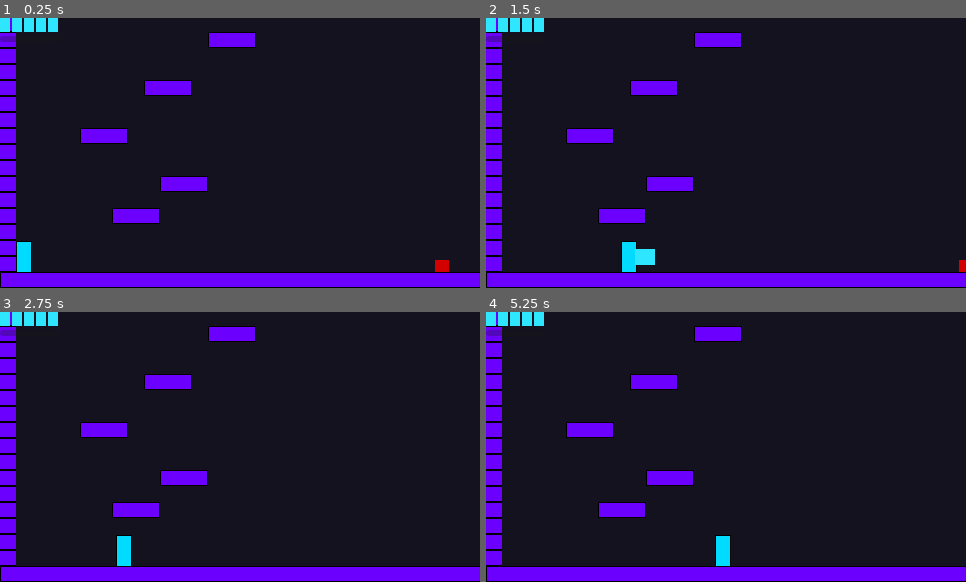
Above: before the commit, frames 1-4 (two rows, left to right).
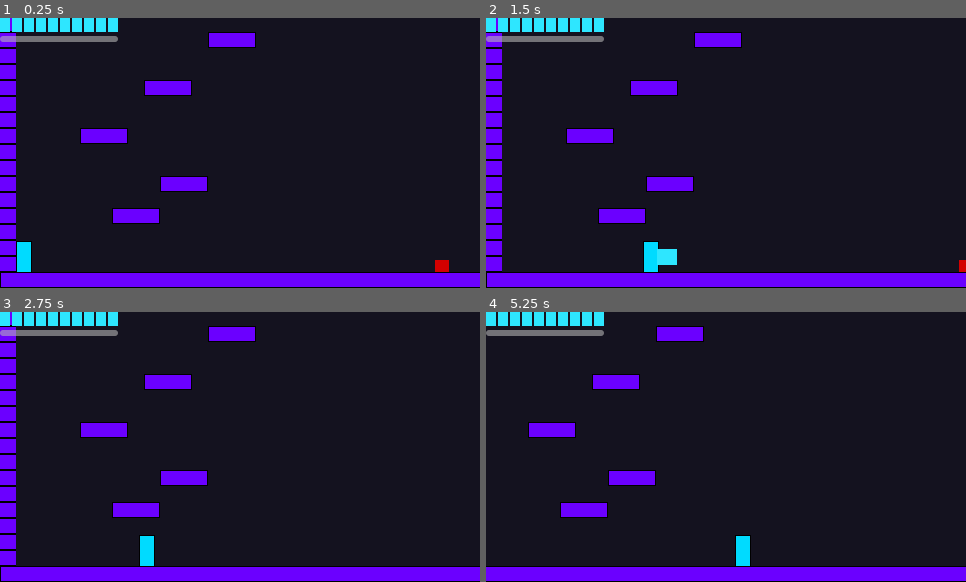
Above: after the commit, the same moments.

Repository: TheDiamondSpeed/PWS-Game
Game: Godot game, scene res://scenes/main.tscn
Two runs of this game, one before a commit and one after it. Both use one fixed random seed, a clock stepped at 60 frames per second and the inputs below.
Inputs (mouse positions are in pixels of both pictures, inside the frame that each line leads up to):
- Up to frame 1 (0.25 s): no input
- Up to frame 2 (1.5 s): move the mouse to (831, 139) at 0.52 s; hold D (move_right) from 0.53 s (still down); tap Shift (dash, bound only after the commit) at 0.6 s; tap Space (jump) at 0.77 s; move the mouse to (630, 166) at 1.27 s; click (630, 166) at 1.35 s
- Up to frame 3 (2.75 s): tap Space (jump) at 1.52 s; tap Shift (dash, bound only after the commit) at 1.55, 2.1 s; move the mouse to (288, 387) at 2.02 s; release D (move_right) at 2.03 s; hold A (move_left) from 2.03 s (still down)
- Up to frame 4 (5.25 s): move the mouse to (702, 501) at 2.77 s; release A (move_left) at 2.78 s; hold D (move_right) 2.78-4.28 s; tap Shift (dash, bound only after the commit) at 2.85, 3.8, 4.35, 5.1 s; tap Space (jump) at 3.02, 3.77, 4.52 s; move the mouse to (870, 487) at 3.52 s; click (870, 487) at 3.6 s; move the mouse to (582, 406) at 4.27 s; hold A (move_left) 4.28-5.03 s; move the mouse to (750, 447) at 5.02 s; hold D (move_right) from 5.03 s (still down)

The runs differ from the first frame. In frame 1, 1.1% of the frame differs, in the area x 0-25%, y 0-9%; in frame 2, 2.1%; in frame 3, 1.8%; in frame 4, 9.6%, in the area x 0-56%, y 0-100%.

Commit message:
Reconstureced the player states for easier modifications later on and made a flying enemy with lunge attack

Diff:
--- a/pws-game/project.godot
+++ b/pws-game/project.godot
@@ -14,6 +14,10 @@
 run/main_scene="uid://bgw8hx7rwipbt"
 config/features=PackedStringArray("4.7", "Forward Plus")
 config/icon="res://icon.svg"
+
+[autoload]
+
+GameState="*uid://dcyq0mkkb2fbx"
 
 [display]
 
@@ -57,6 +61,11 @@
 , Object(InputEventKey,"resource_local_to_scene":false,"resource_name":"","device":-1,"window_id":0,"alt_pressed":false …(186 unchanged characters)…
 ]
 }
+dash={
+"deadzone": 0.2,
+"events": [Object(InputEventKey,"resource_local_to_scene":false,"resource_name":"","device":-1,"window_id":0,"alt_pressed":false,"shift_pressed":false,"ctrl_pressed":false,"meta_pressed":false,"pressed":false,"keycode":0,"physical_keycode":4194325,"key_label":0,"unicode":0,"location":0,"echo":false,"script":null)
+]
+}
 
 [physics]
 
--- /dev/null
+++ b/pws-game/scenes/arc_drone.tscn
@@ -0,0 +1,30 @@
+[gd_scene format=3 uid="uid://b43fiuyj2vpoy"]
+
+[ext_resource type="Script" uid="uid://bot6ktu8xhotf" path="res://scripts/arc_drone.gd" id="1_3ln1b"]
+
+[sub_resource type="RectangleShape2D" id="RectangleShape2D_u42g7"]
+size = Vector2(12, 12)
+
+[sub_resource type="RectangleShape2D" id="RectangleShape2D_eu0un"]
+size = Vector2(14, 14)
+
+[node name="ArcDrone" type="CharacterBody2D" unique_id=1369884566]
+collision_layer = 2
+script = ExtResource("1_3ln1b")
+
+[node name="CollisionShape2D" type="CollisionShape2D" parent="." unique_id=1750790318]
+shape = SubResource("RectangleShape2D_u42g7")
+
+[node name="ColorRect" type="ColorRect" parent="." unique_id=1679162148]
+offset_left = -6.0
+offset_top = -6.0
+offset_right = 6.0
+offset_bottom = 6.0
+color = Color(0.613202, 0.00027646302, 0.6131976, 1)
+
+[node name="ContactArea" type="Area2D" parent="." unique_id=288170608]
+collision_layer = 0
+collision_mask = 4
+
+[node name="CollisionShape2D" type="CollisionShape2D" parent="ContactArea" unique_id=739501275]
+shape = SubResource("RectangleShape2D_eu0un")
--- a/pws-game/scenes/test_room_2.tscn
+++ b/pws-game/scenes/test_room_2.tscn
@@ -3,6 +3,7 @@
 [ext_resource type="Texture2D" uid="uid://pfkusndawrmc" path="res://floor_placeholder.png" id="1_q8au2"]
 [ext_resource type="PackedScene" uid="uid://bh4fjjryet1eu" path="res://scenes/room_exit.tscn" id="2_52skk"]
 [ext_resource type="PackedScene" uid="uid://dy5qs1gws3taq" path="res://scenes/dummy.tscn" id="3_xx3u2"]
+[ext_resource type="PackedScene" uid="uid://b43fiuyj2vpoy" path="res://scenes/arc_drone.tscn" id="4_807du"]
 
 [sub_resource type="TileSetAtlasSource" id="TileSetAtlasSource_h8avn"]
 texture = ExtResource("1_q8au2")
@@ -34,3 +35,7 @@
 
 [node name="Dummy" parent="." unique_id=100241629 instance=ExtResource("3_xx3u2")]
 position = Vector2(365, 288)
+
+[node name="ArcDrone" parent="." unique_id=1369884566 instance=ExtResource("4_807du")]
+position = Vector2(297, 199)
+max_health = 10
--- /dev/null
+++ b/pws-game/scripts/arc_drone.gd
@@ -0,0 +1,70 @@
+extends Enemy
+
+enum AI { IDLE, CHASE, WINDUP, LUNGE, RECOVER }
+
+const DETECT_RANGE = 120.0
+const LUNGE_TRIGER_RANGE = 64.0
+const CHASE_SPEED = 40.0
+const LUNGE_SPEED = 220.0
+const WINDUP_TIME = 0.5
+const LUNGE_TIME = 0.3
+const RECOVER_TIME = 0.7
+
+var ai_state = AI.IDLE
+var state_timer = 0.0
+var lunge_dir = Vector2.ZERO
+var target = null
+var time = 0.0
+
+@onready var body_rect = $ColorRect
+@onready var base_color = $ColorRect.color
+
+func _ready():
+	super()
+	uses_gravity = false
+
+func _set_ai(new_state, duration := 0.0):
+	ai_state = new_state
+	state_timer = duration
+	body_rect.color = Color("f2c94c") if new_state == AI.WINDUP else base_color
+
+func _behavior(delta):
+	time += delta
+	if target == null:
+		target = get_tree().get_first_node_in_group("player")
+	if target == null:
+		return
+
+	if hurt_timer > 0:
+		if ai_state == AI.WINDUP or ai_state == AI.LUNGE:
+			_set_ai(AI.RECOVER, 0.4)
+		velocity = Vector2.ZERO
+		return
+	var to_player = target.global_position - global_position
+	var dist = to_player.length()
+	state_timer -= delta
+
+	match ai_state:
+		AI.IDLE:
+			velocity = Vector2(0, cos(time * 3.0) * 10.0)
+			if dist < DETECT_RANGE:
+				_set_ai(AI.CHASE)
+		AI.CHASE:
+			velocity = to_player.normalized() * CHASE_SPEED
+			if dist < LUNGE_TRIGER_RANGE:
+				_set_ai(AI.WINDUP, WINDUP_TIME)
+			elif dist > DETECT_RANGE * 1.5:
+				_set_ai(AI.IDLE)
+		AI.WINDUP:
+			velocity = Vector2.ZERO
+			if state_timer <= 0:
+				lunge_dir = to_player.normalized()
+				_set_ai(AI.LUNGE, LUNGE_TIME)
+		AI.LUNGE:
+			velocity = lunge_dir * LUNGE_SPEED
+			if state_timer <= 0:
+				_set_ai(AI.RECOVER, RECOVER_TIME)
+		AI.RECOVER:
+			velocity = Vector2.ZERO
+			if state_timer <= 0:
+				_set_ai(AI.CHASE)
--- /dev/null
+++ b/pws-game/scripts/game_state.gd
@@ -0,0 +1,12 @@
+extends Node
+
+var abilities = {
+	"dash": false
+}
+
+func has_ability(name: String) -> bool:
+	return abilities.get(name, false)
+
+func unlock(name: String):
+	abilities[name] = true
+	print("Unlocked: ", name)
--- a/pws-game/scripts/player.gd
+++ b/pws-game/scripts/player.gd
@@ -27,7 +27,7 @@
 
 var attack_dir = Vector2.RIGHT
 
-var max_health = 5
+var max_health = 10
 const INVINCIBLE_TIME = 1.0
 var max_charge = 100.0
 var charge = 0.0
@@ -35,23 +35,64 @@
 var health = max_health
 var invincible_timer = 0.0
 var hurt_knockback = 0.0
+
+enum State { NORMAL, HURT, DASH }
+var state = State.NORMAL
+var hurt_timer = 0.0
+
+const DASH_SPEED = 260.0
+const DASH_DURATION = 0.18
+const DASH_COOLDOWN = 0.4
+
+var dash_timer = 0.0
+var dash_cooldown_timer = 0.0
+var dash_dir = 1
+var can_air_dash = true
 
 func _ready():
 	add_to_group("player")
 	attack_hitbox.monitoring = false
 	attack_visual.visible = false
 	attack_hitbox.body_entered.connect(_on_attack_hit)
+	GameState.unlock("dash")
+	charge = max_charge
 
 func _physics_process(delta):
+	_tick_timers(delta)
+
+	match state:
+		State.NORMAL:
+			_normal_state(delta)
+		State.HURT:
+			_hurt_state(delta)
+		State.DASH:
+			_dash_state(delta)
+
+	_update_flicker(delta)
+
+func _update_flicker(delta):
+	if invincible_timer > 0:
+		invincible_timer -= delta
+		if int(invincible_timer * 20) % 2 == 0:
+			sprite.modulate.a = 0.3
+		else:
+			sprite.modulate.a = 1.0
+	else:
+		sprite.modulate.a = 1.0
+
+func _tick_timers(delta):
+	attack_cooldown_timer -= delta
+	dash_cooldown_timer -= delta
+	if is_on_floor():
+		can_air_dash = true
+
+func _normal_state(delta):
+	if Input.is_action_just_pressed("dash") and try_dash():
+		return
+
 	# Gravity
 	if not is_on_floor():
 		velocity += get_gravity() * GRAVITY_MULTIPLIER * delta
-
-	if invincible_timer > 0:
-		invincible_timer -= delta
-		sprite.visible = int(invincible_timer * 20) % 2 == 0
-	else:
-		sprite.visible = true
 
 	#Hopelijk coyote time
 	if is_on_floor():
@@ -82,7 +123,6 @@
 	if direction != 0:
 		facing = sign(direction)
 
-	attack_cooldown_timer -= delta
 	if Input.is_action_just_pressed("main_attack") and attack_cooldown_timer <= 0:
 		start_attack()
 
@@ -92,6 +132,26 @@
 			end_attack()
 
 	move_and_slide()
+
+func _hurt_state(delta):
+	velocity += get_gravity() * delta
+	velocity.x = hurt_knockback
+	hurt_knockback = move_toward(hurt_knockback, 0.0, 500.0 * delta)
+	move_and_slide()
+
+	hurt_timer -= delta
+	if hurt_timer <= 0:
+		state = State.NORMAL
+
+func _dash_state(delta):
+	velocity.x = dash_dir * DASH_SPEED
+	velocity.y = 0
+	move_and_slide()
+
+	dash_timer -= delta
+	if dash_timer <= 0:
+		velocity.x = dash_dir * SPEED
+		state = State.NORMAL
 
 func start_attack():
 	if attack_cooldown_timer > 0 or attack_timer >0:
@@ -133,6 +193,8 @@
 		if attack_dir == Vector2.DOWN:
 			velocity.y = JUMP_VELOCITY * 0.8
 			attack_cooldown_timer = 0.0
+			can_air_dash = true
+			dash_cooldown_timer = 0.0
 		else:
 			recoil()
 
@@ -150,6 +212,8 @@
 
 	health -= amount
 	invincible_timer = INVINCIBLE_TIME
+	state = State.HURT
+	hurt_timer = 0.25
 	hurt_knockback	= sign(global_position.x - from_pos.x) * 150.0
 	velocity.y = -150.0
 	hitstop(0.08)
@@ -164,3 +228,21 @@
 	invincible_timer = 0.0
 	var main = get_tree().current_scene
 	main.call_deferred("change_room", main.current_room.scene_file_path, "Spawn_Left")
+
+func try_dash():
+	if not GameState.has_ability("dash"):
+		return false
+	if dash_cooldown_timer >0:
+		return false
+	if not is_on_floor() and not can_air_dash:
+		return false
+
+	if not is_on_floor():
+		can_air_dash = false
+	var dir = Input.get_axis("move_left", "move_right")
+	dash_dir = sign(dir) if dir != 0 else facing
+	facing = dash_dir
+	dash_timer = DASH_DURATION
+	dash_cooldown_timer = DASH_COOLDOWN
+	state = State.DASH
+	return true
Not shown, added: pws-game/scripts/arc_drone.gd.uid
Not shown, added: pws-game/scripts/game_state.gd.uid
